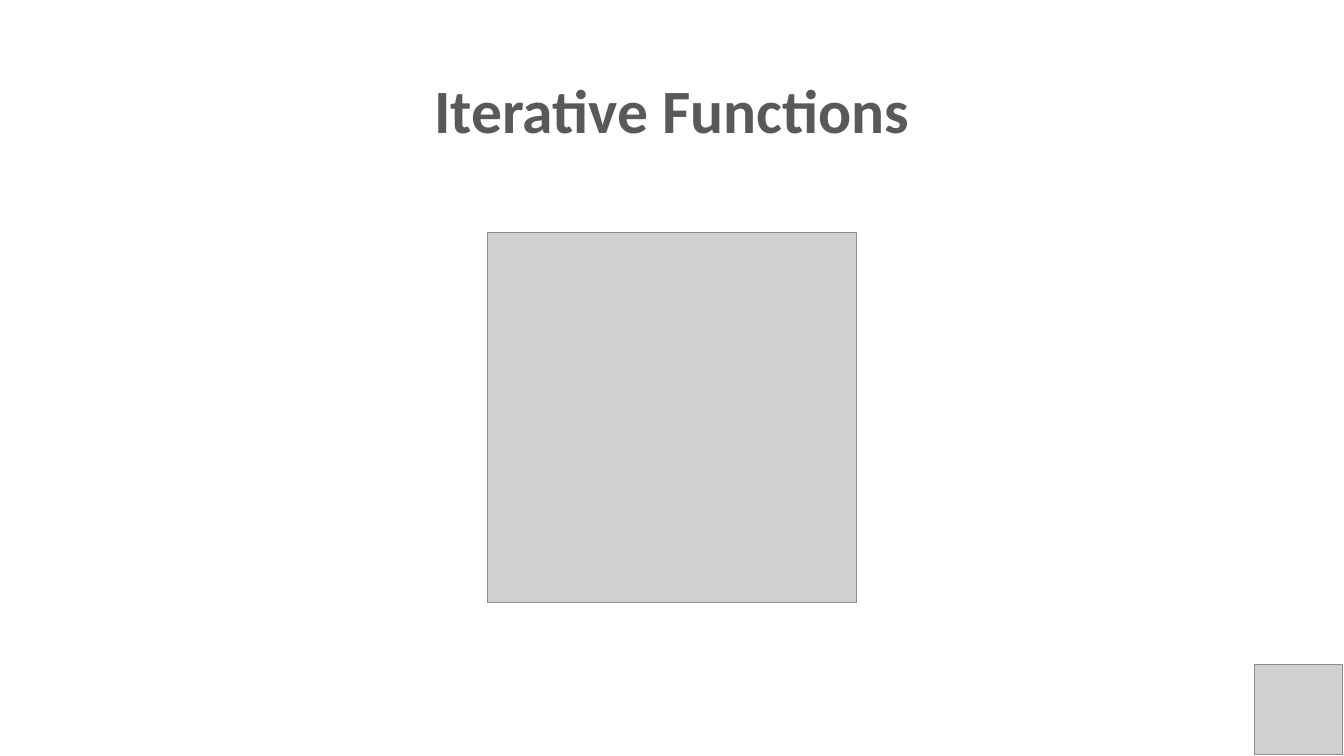
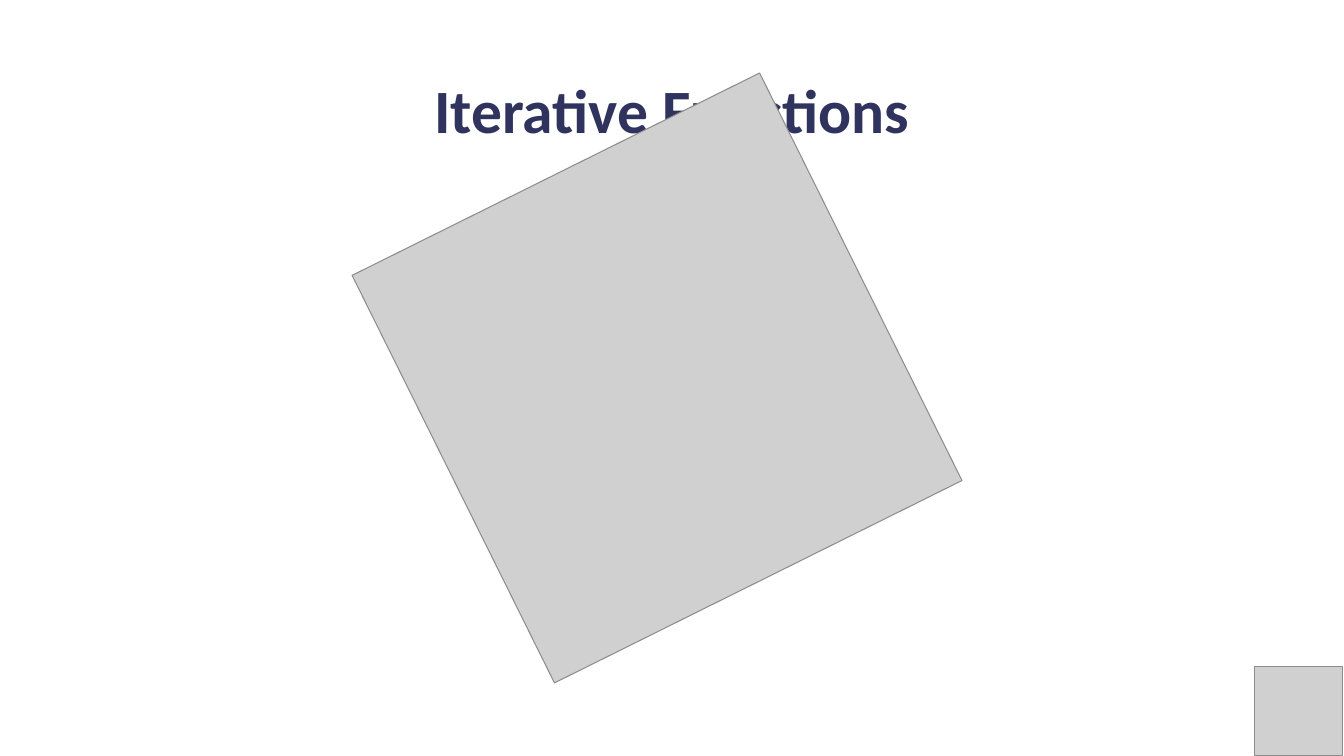
Before and after one commit to PracticumAI/python, a slide deck: slide 16 of presentations/03_functions.pptx. Drawn at 1344x756 pixels with LibreOffice and Linux fonts; fonts in the diff are those of the drawing; grey boxes stand for pictures. Boxes give left, top, right and bottom in pixels: in the first picture for what was removed or moved away, otherwise in the second. Text is boxed around its words. In the diff, an @@ line names an element or a change of style, - is before the commit and + after.

Commit message:
Updated functions .pptx to new color palette.

```diff
--- a/presentations/03_functions.pptx
+++ b/presentations/03_functions.pptx
@@ title "Iterative Functions" at box(434, 82, 909, 148): text colour #595959 to #30335D @@
@@ picture added at box(352, 73, 962, 682) @@
@@ picture removed at box(487, 233, 857, 603) @@
```
Also in this commit, not shown: 16 other slides changed.
